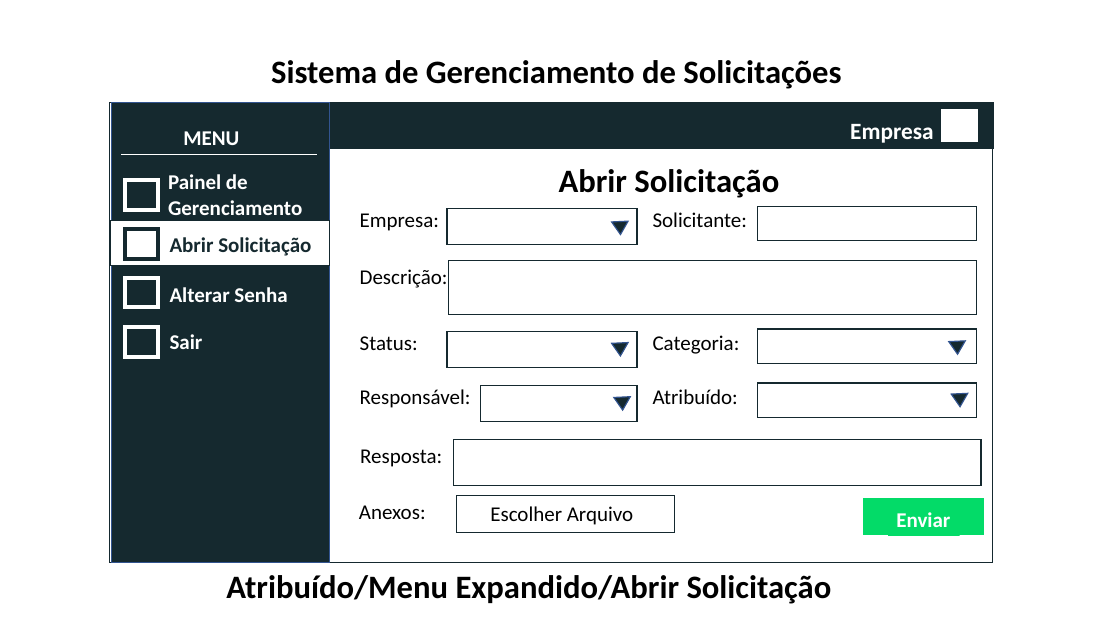
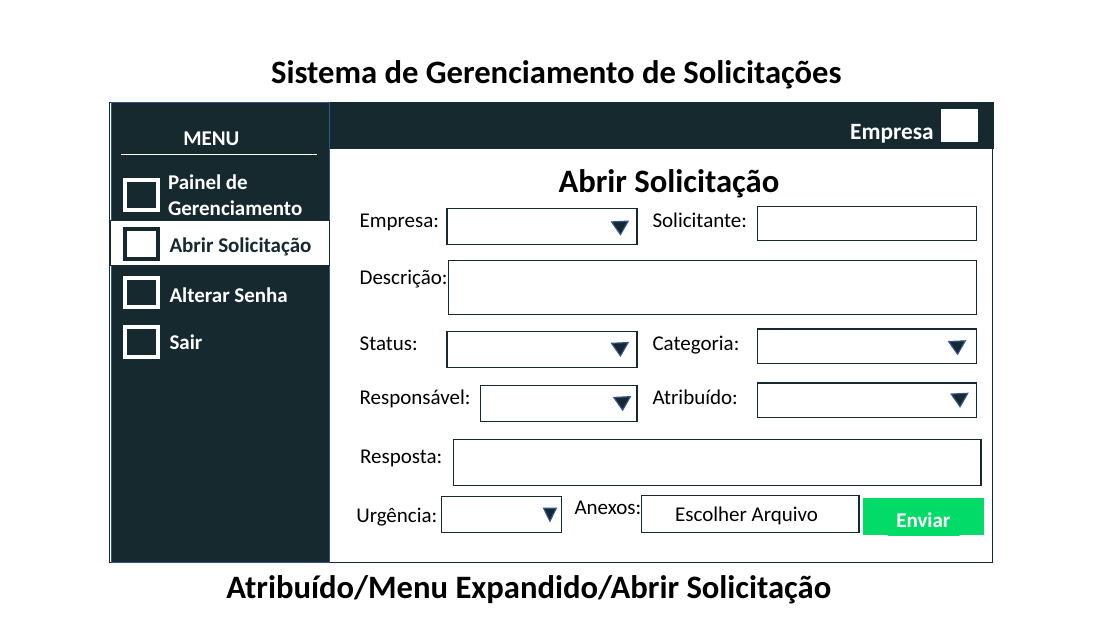
Before and after one commit to andressadipaula/Projeto_SGS, a slide deck: slide 9 of Protótipo/Protótipos.pptx. Drawn at 1120x630 pixels with LibreOffice and Linux fonts; fonts in the diff are those of the drawing. Boxes give left, top, right and bottom in pixels: in the first picture for what was removed or moved away, otherwise in the second. Text is boxed around its words. In the diff, an @@ line names an element or a change of style, - is before the commit and + after.

```diff
--- a/Protótipo/Protótipos.pptx
+++ b/Protótipo/Protótipos.pptx
@@ text added at bbox=[356, 507, 437, 526], 18 pt, text #000000 @@
+Urgência:
@@ rectangle added at bbox=[442, 497, 562, 533], outline #15292F 1 pt @@
@@ triangle added at bbox=[544, 508, 556, 521], fill #15292F, outline #325491 1 pt @@
@@ text "Anexos:" rewrapped from bbox=[359, 505, 426, 519] to bbox=[575, 496, 642, 520] @@
@@ rectangle: place and size @@
-rectangle at bbox=[457, 496, 675, 532]
+rectangle at bbox=[642, 496, 860, 532]
@@ text "Escolher Arquivo": place and size @@
-text "Escolher Arquivo" at bbox=[490, 506, 633, 525]
+text "Escolher Arquivo" at bbox=[675, 506, 818, 525]
```
Also in this commit, not shown: 1 other slide changed, 1 slide added, 6 other files.
